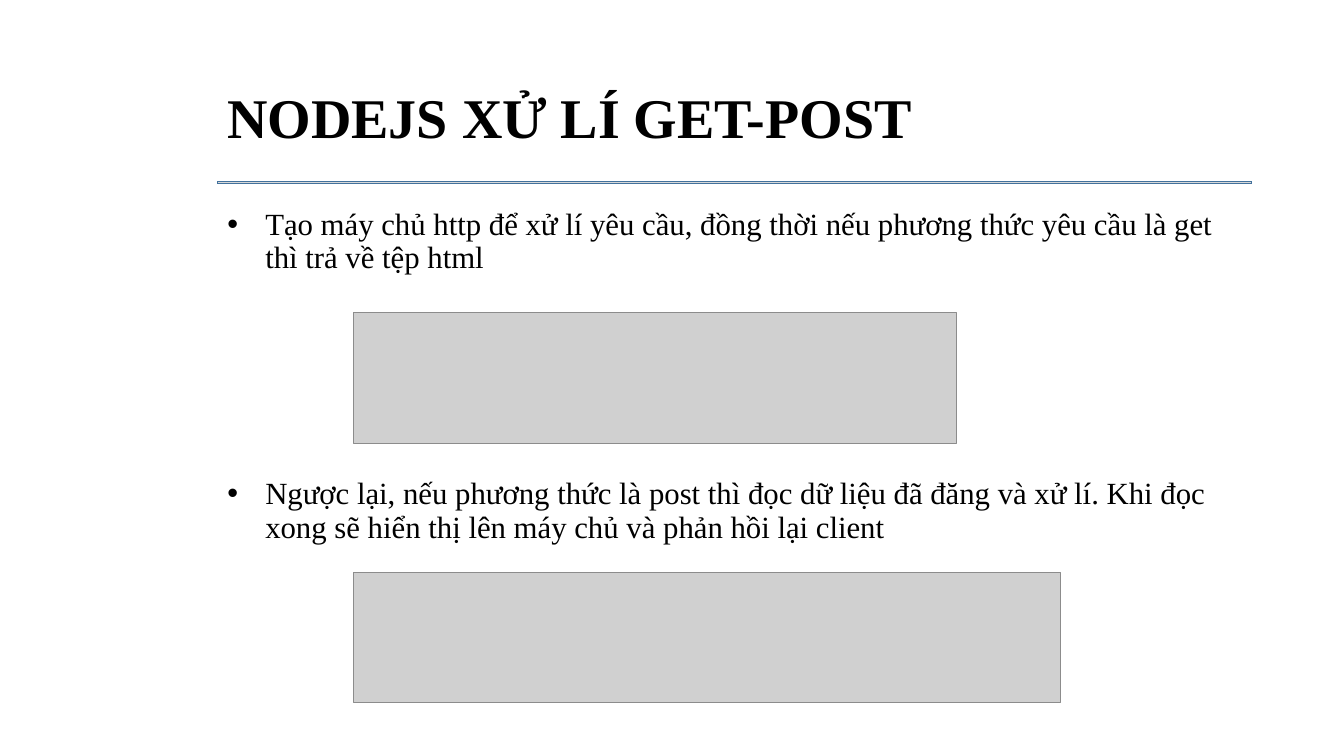
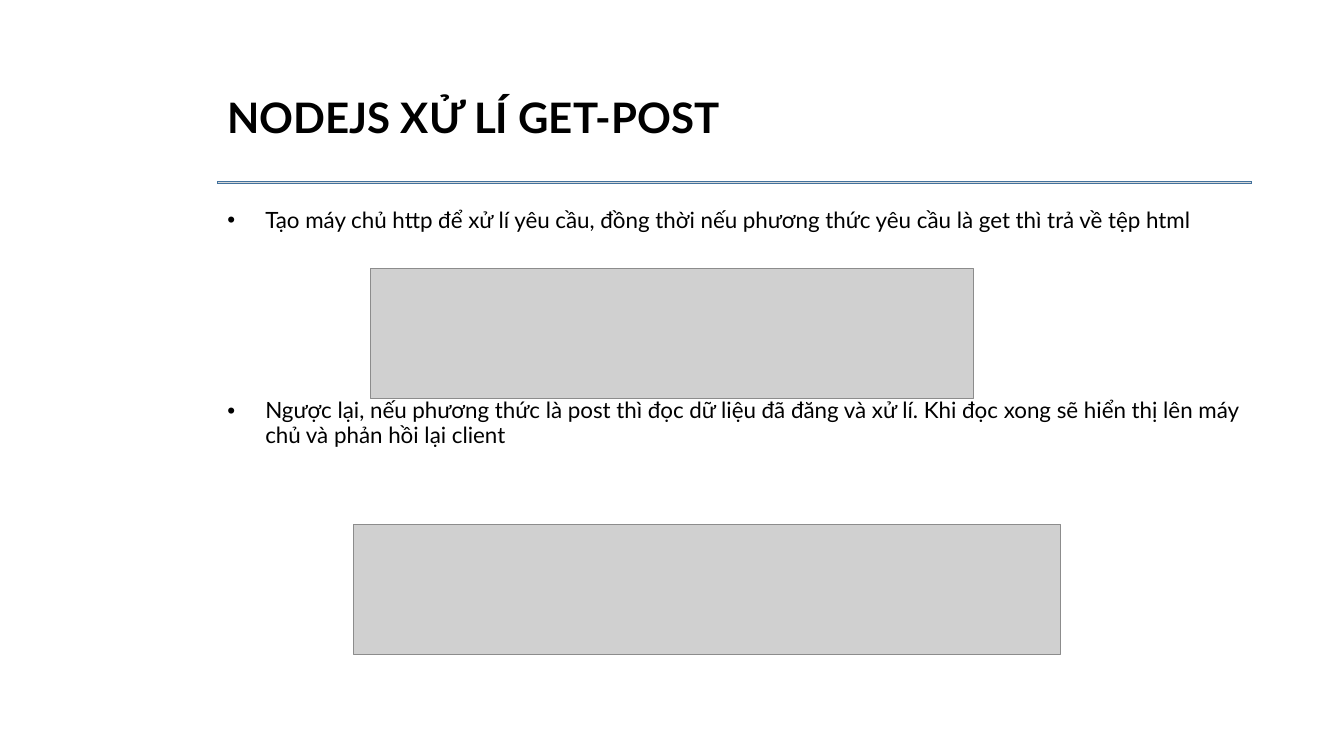
Before and after one commit to daotuyen9244/Indruino-Iot-Project, a slide deck: slide 17 of FW/Thanh/nodejs/nodejs.pptx. Drawn at 1344x756 pixels with LibreOffice and Linux fonts; fonts in the diff are those of the drawing; grey boxes stand for pictures; background and template pictures are left out. Boxes give left, top, right and bottom in pixels: in the first picture for what was removed or moved away, otherwise in the second. Text is boxed around its words. In the diff, an @@ line names an element or a change of style, - is before the commit and + after.

```diff
--- a/FW/Thanh/nodejs/nodejs.pptx
+++ b/FW/Thanh/nodejs/nodejs.pptx
@@ title "NODEJS XỬ LÍ GET-POST" at box(227, 97, 719, 134): size 40 to 30 pt, font Times New Roman to Lato @@
@@ text "Tạo máy chủ http để ..." at box(265, 209, 1239, 447): size 22 to 16 pt, font Times New Roman to Lato @@
@@ picture: place and size @@
-picture at box(353, 313, 957, 443)
+picture at box(370, 268, 974, 398)
@@ picture: place and size @@
-picture at box(353, 573, 1061, 703)
+picture at box(353, 524, 1061, 654)
```
Also in this commit, not shown: 17 other slides changed, 5 other files.
